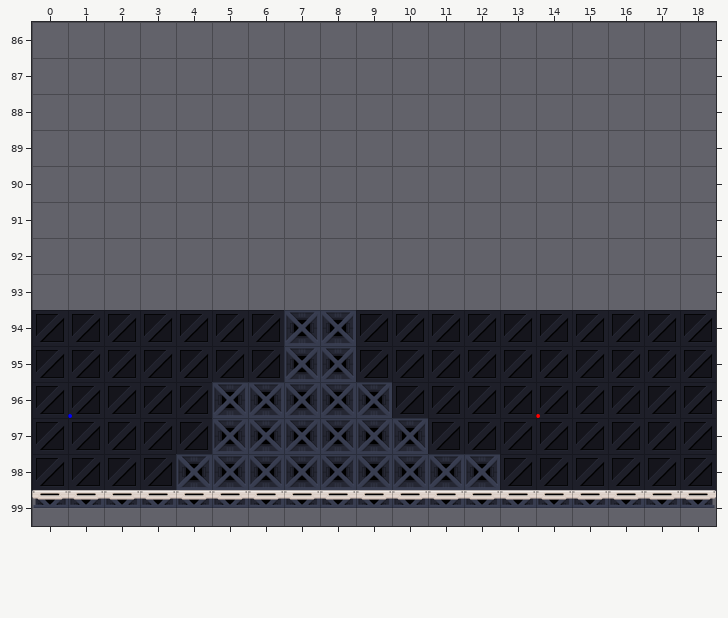
Tiled map, stored at core/assets/maps/nav.tmx. Above, as it was before the edit.
Cells are 256x256 px. Shown: x 0..18, y 86..99.
New version:
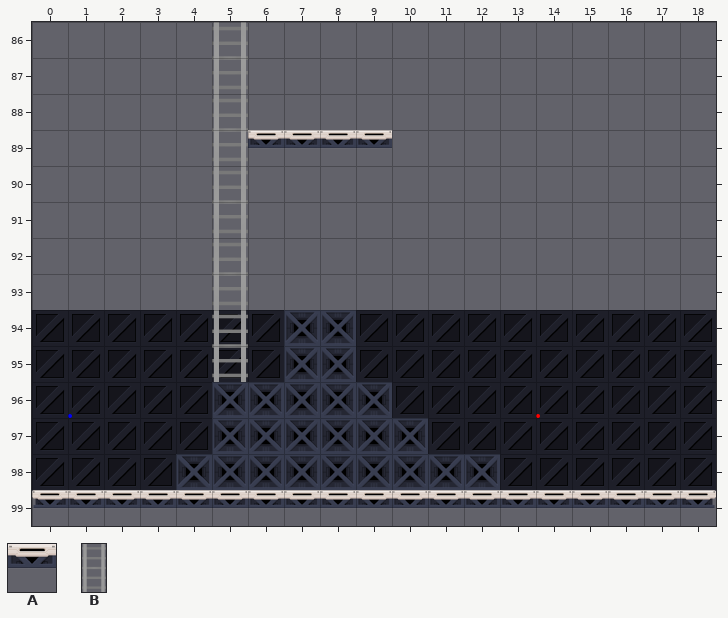
Key: from "scifi": A 34 "Tile (13)", B 37 "LadderMetal".
_ is an empty cell, . an unchanged one.
Tiles of an added or newly shown layer are drawn over the layers below it.
Message: add ladder tileset
From old to new:
--- layer "Climb" (added)
@@ x 5..5 @@
- 87 _
+ 87 B
@@ x 5..5 @@
- 89 _
+ 89 B
@@ x 5..5 @@
- 91 _
+ 91 B
@@ x 5..5 @@
- 93 _
+ 93 B
@@ x 5..5 @@
- 95 _
+ 95 B
--- layer "Foreground"
@@ x 6..9 @@
- 89 ____
+ 89 AAAA
Pixel boxes of the changes (left, top, right, bottom) in both pictures:
added: (212, 22, 392, 382)
